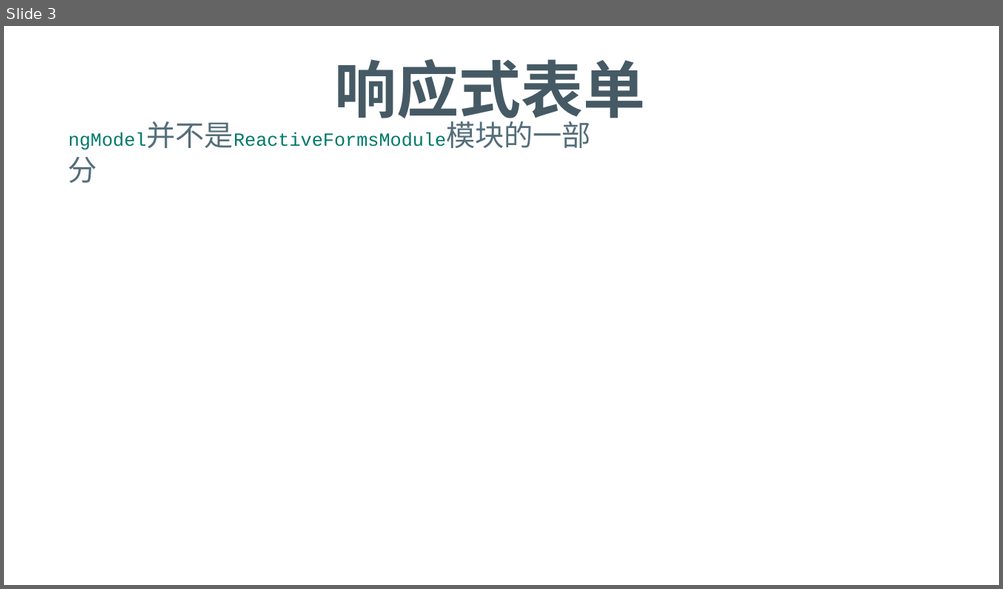
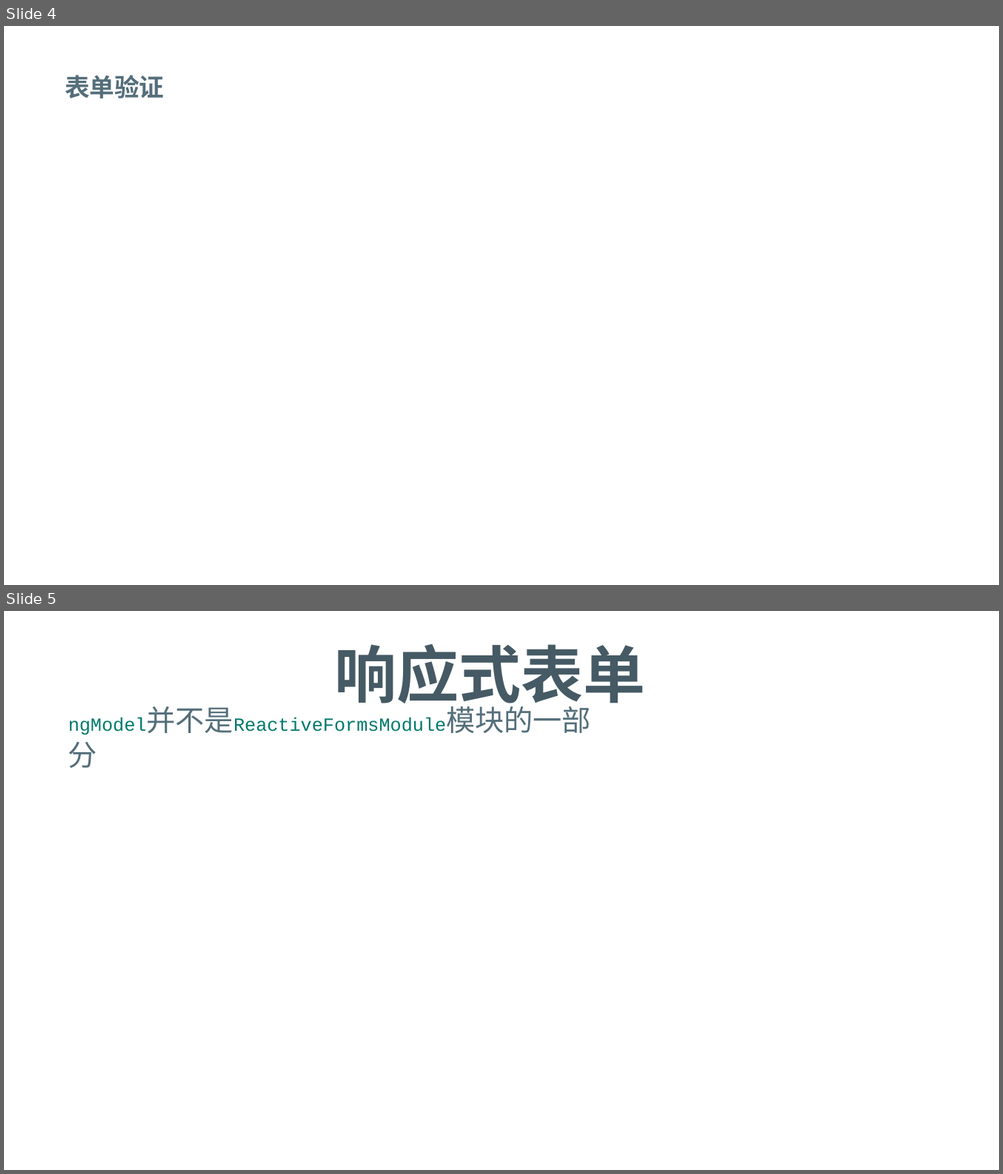
Before and after one commit to FredJiangFei/MyDocuments, a slide deck: 工作/Angular summary/表单.pptx. Shown one above the other, each under a label of ours: slide 3 before the commit, slides 4 and 5 after it. The pictures are 1003x589 and 1003x1174 pixels, drawn with LibreOffice and Linux fonts; fonts in the diff are those of the drawing. Boxes give left, top, right and bottom in pixels: in the first picture for what was removed or moved away, otherwise in the second. Text is boxed around its words. In the diff, an @@ line names an element or a change of style, - is before the commit and + after.

```diff
--- a/工作/Angular summary/表单.pptx
+++ b/工作/Angular summary/表单.pptx
@@ slide 4 added at (4, 26, 999, 585), background #FFFFFF @@
@@ text added at (65, 75, 164, 99), 24 pt, text #546E7A, bold @@
+表单验证
@@ what was slide 3 is now slide 5 @@
```
Also in this commit, not shown: 1 other slide added, 5 other files.
